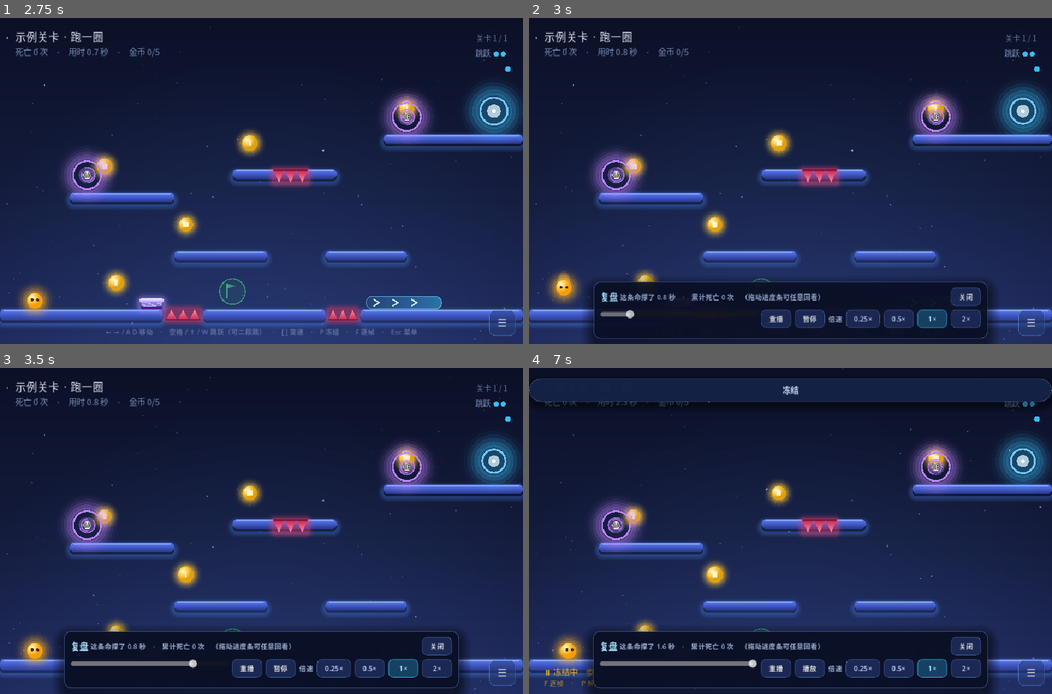
Above: before the commit, frames 1-4 (two rows, left to right).
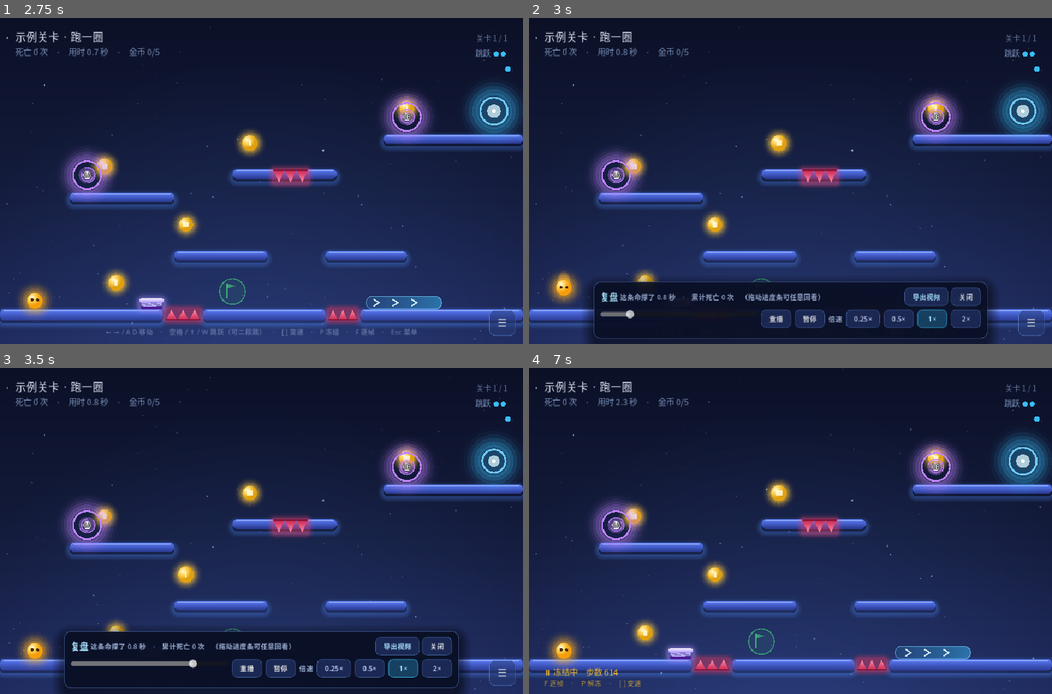
Above: after the commit, the same moments.

Repository: swyuhyqiuhnsi737y7bt328ngegehd/Ball-Jump
Game: Godot game, scene res://scenes/main.tscn
Two runs of this game, one before a commit and one after it. Both use one fixed random seed, a clock stepped at 60 frames per second and the inputs below.
Inputs (mouse positions are in pixels of both pictures, inside the frame that each line leads up to):
- Up to frame 1 (2.75 s): click "关闭" at 0.5 s; click "☰" at 1.25 s; click "▶ 开始" at 2 s
- Up to frame 2 (3 s): tap Enter at 2.75 s; move the mouse to (905, 164) at 2.77 s; hold Right from 2.78 s (still down); tap R at 2.85 s; click (905, 164) at 2.92 s
- Up to frame 3 (3.5 s): keep holding Right; tap Space at 3.02 s
- Up to frame 4 (7 s): release Right at 3.5 s; click "关闭" at 3.5 s; drag from (685, 547) to (764, 596) at 4.27 s; move the mouse to (842, 459) at 5.02 s; hold Right 5.03-5.75 s; tap P at 5.1 s; tap R at 5.3 s; click (926, 645) at 5.75 s, where only the run after the commit has a clickable "导出视频"; drag from (764, 596) to (633, 482) at 6.52 s

Frame 1 is identical in both runs. In frame 2, 0.5% of the frame differs, in the area x 71-81%, y 82-89%; in frame 3, 0.5%; in frame 4, 23%, in the area x 0-100%, y 2-100%.

Commit message:
Export the replay as a video (MJPEG AVI)
- scripts/avi_writer.gd: minimal RIFF/AVI muxer fed by Image.save_jpg_to_buffer (Godot ships no video encoder)

- replay panel gets an export button: 30fps 900x560, writes into the Videos folder (falls back to Desktop) and opens it

- hides every UI layer while recording, and crops the letterbox per frame from the real captured image size

- tests/avi_test.gd: 11 checks on the container (RIFF sizes, frame count, idx1, JPEG decodes back)

Diff:
--- /dev/null
+++ b/godot/scripts/avi_writer.gd
@@ -0,0 +1,174 @@
+class_name AviWriter
+extends RefCounted
+
+## 极简 AVI(MJPEG) 写入器
+##
+## Godot 没有内置视频编码，但：
+##   1) Image.save_jpg_to_buffer() 能出单帧 JPEG
+##   2) AVI 就是个很朴素的 RIFF 容器
+## 两个一拼就能得到到处都能播的视频文件（VLC / ffmpeg / 剪映 / Windows 照片 都能直接打开）。
+##
+## 结构：
+##   RIFF 'AVI '
+##     LIST 'hdrl'
+##       'avih' (MainAVIHeader 56B)
+##       LIST 'strl'  'strh'(56B) 'strf'(BITMAPINFOHEADER 40B)
+##     LIST 'movi'  '00dc'(每帧 JPEG)
+##     'idx1' 每帧一条 16B 索引
+
+const FOURCC_AVI := "AVI "
+const FOURCC_MJPG := "MJPG"
+const AVIF_HASINDEX := 0x00000010
+
+var width := 900
+var height := 560
+var fps := 30
+var quality := 0.85
+
+var _frames: Array = []          # 每帧的 JPEG 字节
+var _max_frame_bytes := 0
+var error := ""
+
+func _init(w := 900, h := 560, f := 30, q := 0.85) -> void:
+	width = w
+	height = h
+	fps = maxi(1, f)
+	quality = q
+
+func add_image(img: Image) -> void:
+	var jpg := img.save_jpg_to_buffer(quality)
+	if jpg.is_empty():
+		error = "JPEG 编码失败"
+		return
+	_frames.append(jpg)
+	_max_frame_bytes = maxi(_max_frame_bytes, jpg.size())
+
+func frame_count() -> int:
+	return _frames.size()
+
+## 写出 .avi，返回是否成功
+func save_to(path: String) -> bool:
+	if _frames.is_empty():
+		error = "没有可写的帧"
+		return false
+	var f := FileAccess.open(path, FileAccess.WRITE)
+	if f == null:
+		error = "打不开文件：%s" % path
+		return false
+
+	# ---- movi 数据 + idx1 ----
+	var movi := PackedByteArray()
+	var idx := PackedByteArray()
+	var offset := 4               # movi 数据相对 'movi' fourcc 之后的偏移（含自身 fourcc）
+	for jpg in _frames:
+		var sz: int = jpg.size()
+		movi.append_array(_fourcc("00dc"))
+		movi.append_array(_u32(sz))
+		movi.append_array(jpg)
+		if sz % 2 == 1:
+			movi.append(0)        # chunk 要 2 字节对齐
+		idx.append_array(_fourcc("00dc"))
+		idx.append_array(_u32(AVIF_HASINDEX))
+		idx.append_array(_u32(offset))
+		idx.append_array(_u32(sz))
+		offset += 8 + sz + (sz % 2)
+
+	var avih := _avih()
+	var strh := _strh()
+	var strf := _strf()
+	var strl := _chunk("strh", strh) + _chunk("strf", strf)
+	var hdrl := _fourcc("hdrl") + _chunk("avih", avih) + _list("strl", strl)
+	var body := _list("hdrl", hdrl) + _list("movi", movi) + _chunk("idx1", idx)
+
+	# ---- RIFF 外壳 ----
+	f.store_buffer(_fourcc("RIFF"))
+	f.store_32(4 + body.size())
+	f.store_buffer(_fourcc(FOURCC_AVI))
+	f.store_buffer(body)
+	f.close()
+	return true
+
+# ---------------------------------------------------------------- RIFF 小工具
+
+static func _u16(v: int) -> PackedByteArray:
+	var b := PackedByteArray()
+	b.resize(2)
+	b.encode_u16(0, v & 0xFFFF)
+	return b
+
+static func _u32(v: int) -> PackedByteArray:
+	var b := PackedByteArray()
+	b.resize(4)
+	b.encode_u32(0, v & 0xFFFFFFFF)
+	return b
+
+static func _fourcc(s: String) -> PackedByteArray:
+	var b := PackedByteArray()
+	for i in 4:
+		b.append(s.unicode_at(i) if i < s.length() else 32)
+	return b
+
+static func _chunk(id: String, data: PackedByteArray) -> PackedByteArray:
+	var b := _fourcc(id)
+	b.append_array(_u32(data.size()))
+	b.append_array(data)
+	if data.size() % 2 == 1:
+		b.append(0)
+	return b
+
+static func _list(kind: String, data: PackedByteArray) -> PackedByteArray:
+	var inner := _fourcc(kind)
+	inner.append_array(data)
+	return _chunk("LIST", inner)
+
+func _avih() -> PackedByteArray:
+	var b := PackedByteArray()
+	b.append_array(_u32(int(1000000.0 / float(fps))))   # dwMicroSecPerFrame
+	b.append_array(_u32(_max_frame_bytes * fps))        # dwMaxBytesPerSec
+	b.append_array(_u32(0))                             # dwPaddingGranularity
+	b.append_array(_u32(AVIF_HASINDEX))                 # dwFlags
+	b.append_array(_u32(_frames.size()))                # dwTotalFrames
+	b.append_array(_u32(0))                             # dwInitialFrames
+	b.append_array(_u32(1))                             # dwStreams
+	b.append_array(_u32(_max_frame_bytes))              # dwSuggestedBufferSize
+	b.append_array(_u32(width))
+	b.append_array(_u32(height))
+	for i in 4:
+		b.append_array(_u32(0))                         # dwReserved[4]
+	return b                                            # 56 字节
+
+func _strh() -> PackedByteArray:
+	var b := PackedByteArray()
+	b.append_array(_fourcc("vids"))
+	b.append_array(_fourcc(FOURCC_MJPG))
+	b.append_array(_u32(0))                             # dwFlags
+	b.append_array(_u16(0))                             # wPriority
+	b.append_array(_u16(0))                             # wLanguage
+	b.append_array(_u32(0))                             # dwInitialFrames
+	b.append_array(_u32(1000))                          # dwScale
+	b.append_array(_u32(fps * 1000))                    # dwRate → rate/scale = fps
+	b.append_array(_u32(0))                             # dwStart
+	b.append_array(_u32(_frames.size()))                # dwLength
+	b.append_array(_u32(_max_frame_bytes))              # dwSuggestedBufferSize
+	b.append_array(_u32(0xFFFFFFFF))                    # dwQuality
+	b.append_array(_u32(0))                             # dwSampleSize
+	b.append_array(_u16(0))                             # rcFrame.left
+	b.append_array(_u16(0))                             # rcFrame.top
+	b.append_array(_u16(width))                         # rcFrame.right
+	b.append_array(_u16(height))                        # rcFrame.bottom
+	return b                                            # 56 字节
+
+func _strf() -> PackedByteArray:
+	var b := PackedByteArray()
+	b.append_array(_u32(40))                            # biSize
+	b.append_array(_u32(width))
+	b.append_array(_u32(height))
+	b.append_array(_u16(1))                             # biPlanes
+	b.append_array(_u16(24))                            # biBitCount
+	b.append_array(_fourcc(FOURCC_MJPG))                # biCompression = MJPG
+	b.append_array(_u32(width * height * 3))            # biSizeImage
+	b.append_array(_u32(0))                             # biXPelsPerMeter
+	b.append_array(_u32(0))                             # biYPelsPerMeter
+	b.append_array(_u32(0))                             # biClrUsed
+	b.append_array(_u32(0))                             # biClrImportant
+	return b                                            # 40 字节
--- a/godot/scripts/main.gd
+++ b/godot/scripts/main.gd
@@ -56,6 +56,9 @@
 var replay_t := 0.0
 var replay_speed := 1.0
 var replay_return_overlay := false   # 看完回通关浮层而不是继续玩
+var export_btn: Button
+var video_exporting := false
+const VIDEO_FPS := 30
 
 var menu_scrim: ColorRect
 var _bb_menu: BackBufferCopy
@@ -353,6 +356,9 @@
 	replay_info.add_theme_color_override("font_color", UITheme.C_TEXT_DIM)
 	replay_info.size_flags_horizontal = Control.SIZE_EXPAND_FILL
 	rhead.add_child(replay_info)
+	export_btn = _mk_mini("导出视频", func(): export_replay_video())
+	export_btn.add_theme_color_override("font_color", UITheme.C_ACCENT_SOFT)
+	rhead.add_child(export_btn)
 	rhead.add_child(_mk_mini("关闭", func(): close_replay()))
 	var rrow := HBoxContainer.new()
 	rrow.add_theme_constant_override("separation", 6)
@@ -658,6 +664,102 @@
 		world.reset_ball()
 	refresh_pause()
 
+## 导出目录：优先「视频」文件夹，退而求其次桌面，再不行就 user://
+func _video_dir() -> String:
+	# Godot 4.7 的 OS.SystemDir 里没有 VIDEOS，就自己拼用户目录
+	var home := OS.get_environment("USERPROFILE")
+	if home == "":
+		home = OS.get_environment("HOME")
+	var candidates: Array = []
+	if home != "":
+		candidates.append(home.path_join("Videos"))
+	candidates.append(OS.get_system_dir(OS.SYSTEM_DIR_DESKTOP))
+	for d in candidates:
+		if d != "" and DirAccess.dir_exists_absolute(d):
+			return d
+	return ProjectSettings.globalize_path("user://")
+
+## 把当前复盘逐帧渲染出来，编成一个 MJPEG 的 .avi
+func export_replay_video() -> void:
+	if video_exporting:
+		return
+	var dur: float = world.rec_duration()
+	if dur < 0.2:
+		show_toast("这段录像太短，没什么可导出的")
+		return
+	video_exporting = true
+	replay_playing = false
+	export_btn.disabled = true
+	var total := maxi(1, int(round(dur * float(VIDEO_FPS))))
+	var out_dir := _video_dir()
+	var stamp := Time.get_datetime_string_from_system(false, true)
+	stamp = stamp.replace("-", "").replace(":", "").replace("T", "-").replace(" ", "-")
+	var path := out_dir.path_join("BallJump-replay-%s.avi" % stamp)
+	var avi := AviWriter.new(900, 560, VIDEO_FPS, 0.85)
+
+	# 录制时把界面全藏起来，视频里只有游戏画面（HUD 还在，因为它是画在世界里的）
+	replay_panel.visible = false
+	replay_slider.set_value_no_signal(0.0)
+	var overlay_was := overlay.visible
+	overlay.visible = false
+	_bb_overlay.visible = false
+	toast.visible = false
+	hint.visible = false
+	menu_btn.visible = false
+	var vp := get_viewport()
+	world.trail.clear()
+	var crop := Rect2i()
+
+	var got := 0
+	for i in total:
+		world.replay_apply(float(i) / float(VIDEO_FPS))
+		world.update_effects(1.0 / float(VIDEO_FPS))
+		world.queue_redraw()
+		# 等两帧：第一帧把 queue_redraw 画出来，第二帧保证抓到的就是它。
+		# （不用 RenderingServer.frame_post_draw —— 无头模式它永远不触发，会把游戏卡死）
+		await get_tree().process_frame
+		await get_tree().process_frame
+		var tex := vp.get_texture()
+		if tex == null:
+			continue                      # 无头 / 无渲染时抓不到画面，直接跳过
+		var img := tex.get_image()
+		if img == null or img.is_empty():
+			continue
+		# 抓到的像素尺寸和逻辑尺寸不是一回事（窗口可能被缩放成 1.9×），
+		# 所以每帧按实际图像算一次该裁哪块
+		var isz := Vector2(img.get_size())
+		var sc := minf(isz.x / 900.0, isz.y / 560.0)
+		var content := Vector2(900.0, 560.0) * sc
+		var off := (isz - content) * 0.5
+		crop = Rect2i(int(off.x), int(off.y), int(content.x), int(content.y))
+		var region := crop.intersection(Rect2i(Vector2i.ZERO, img.get_size()))
+		if region.size.x > 8 and region.size.y > 8:
+			img = img.get_region(region)
+		img.convert(Image.FORMAT_RGB8)
+		if img.get_width() != 900 or img.get_height() != 560:
+			img.resize(900, 560, Image.INTERPOLATE_LANCZOS)
+		avi.add_image(img)
+		got += 1
+		export_btn.text = "导出中 %d%%" % int(float(i + 1) * 100.0 / float(total))
+		if (i + 1) % 2 == 0:
+			await get_tree().process_frame
+
+	export_btn.text = "导出视频"
+	export_btn.disabled = false
+	overlay.visible = overlay_was
+	_bb_overlay.visible = overlay_was
+	menu_btn.visible = true
+	replay_panel.visible = true
+	replay_playing = false
+	world.replay_apply(replay_t)
+	video_exporting = false
+	if got == 0 or not avi.save_to(path):
+		show_toast("导出失败：%s" % ("画面抓不到" if got == 0 else avi.error))
+		return
+	var mb := float(FileAccess.get_file_as_bytes(path).size()) / 1048576.0
+	show_toast("已导出 %.1f 秒 / %d 帧 → %s（%.1f MB）" % [float(got) / float(VIDEO_FPS), got, path, mb])
+	OS.shell_open(out_dir)
+
 func _replay_restart() -> void:
 	replay_t = 0.0
 	replay_playing = true
@@ -853,7 +955,9 @@
 		return
 	match k.keycode:
 		KEY_ESCAPE:
-			if replay_active:
+			if video_exporting:
+				pass
+			elif replay_active:
 				close_replay()
 			elif json_panel.visible:
 				close_json()
--- /dev/null
+++ b/godot/tests/avi_test.gd
@@ -0,0 +1,89 @@
+extends SceneTree
+
+var fails := 0
+
+func _initialize() -> void:
+	print("=== AVI 写入器自检 ===")
+	var w := AviWriter.new(320, 180, 30, 0.85)
+	# 造 8 张会动的图
+	for i in 8:
+		var img := Image.create_empty(320, 180, false, Image.FORMAT_RGB8)
+		img.fill(Color(0.06, 0.09, 0.18))
+		for y in 180:
+			for x in 320:
+				if x >= i * 30 and x < i * 30 + 40 and y >= 60 and y < 120:
+					img.set_pixel(x, y, Color(1, 0.84, 0.37))
+		w.add_image(img)
+	check("收下 8 帧", w.frame_count(), 8)
+	var path := "user://avi_selftest.avi"
+	var ok := w.save_to(path)
+	check("写出成功", ok, true)
+	if not ok:
+		print("  error=", w.error)
+		quit()
+		return
+
+	var f := FileAccess.open(path, FileAccess.READ)
+	var data := f.get_buffer(f.get_length())
+	f.close()
+	print("  文件大小 %.1f KB" % (data.size() / 1024.0))
+	check("RIFF 头", data.slice(0, 4).get_string_from_ascii(), "RIFF")
+	check("类型 AVI ", data.slice(8, 12).get_string_from_ascii(), "AVI ")
+	check("RIFF 长度字段 = 文件长度-8", data.decode_u32(4) + 8, data.size())
+
+	# 遍历 chunk 找 movi / idx1
+	var pos := 12
+	var frames := 0
+	var has_idx := false
+	var first_jpg := PackedByteArray()
+	while pos + 8 <= data.size():
+		var cid := data.slice(pos, pos + 4).get_string_from_ascii()
+		var csz := data.decode_u32(pos + 4)
+		if cid == "LIST":
+			var kind := data.slice(pos + 8, pos + 12).get_string_from_ascii()
+			if kind == "movi":
+				# 走一遍 movi 里的帧
+				var p := pos + 12
+				var end := pos + 8 + csz
+				while p + 8 <= end:
+					var fid := data.slice(p, p + 4).get_string_from_ascii()
+					var fsz := data.decode_u32(p + 4)
+					if fid == "00dc":
+						if frames == 0:
+							first_jpg = data.slice(p + 8, p + 8 + fsz)
+						frames += 1
+					p += 8 + fsz + (fsz % 2)
+			pos += 8 + csz + (csz % 2)
+		elif cid == "idx1":
+			has_idx = true
+			pos += 8 + csz
+		else:
+			pos += 8 + csz + (csz % 2)
+	check("movi 里有 8 个 00dc 帧", frames, 8)
+	check("有 idx1 索引", has_idx, true)
+
+	# 把第一帧 JPEG 解回来，确认是真 JPEG
+	var img2 := Image.new()
+	var err := img2.load_jpg_from_buffer(first_jpg)
+	check("第一帧能解码", err, OK)
+	if err == OK:
+		check("解码尺寸正确", str(img2.get_size()), "(320, 180)")
+		var px := img2.get_pixel(30, 90)
+		print("  第一帧方块处颜色 = (%.2f, %.2f, %.2f)" % [px.r, px.g, px.b])
+		check("像素内容对得上（金色方块）", px.r > 0.8 and px.b < 0.6, true)
+
+	# 空写入器要报错而不是崩
+	var empty := AviWriter.new()
+	check("没有帧时拒绝写出", empty.save_to("user://nope.avi"), false)
+
+	print("")
+	print("失败 %d 项 ❌" % fails if fails > 0 else "AVI 写入器自检全部通过 ✅")
+	quit()
+
+func check(name: String, got, want) -> void:
+	var ok := str(got) == str(want)
+	if ok:
+		print("  ✅ %-28s %s" % [name, str(got)])
+	else:
+		fails += 1
+		print("  ❌ %-28s 得到 %s，期望 %s" % [name, str(got), str(want)])
Binary file changed: godot/docs/preview-replay.png
Not shown, added: godot/docs/preview-win.png.import
Not shown, added: godot/scripts/avi_writer.gd.uid
Not shown, added: godot/tests/replay_test.gd.uid
Not shown, changed: README.md
Not shown, changed: godot/README.md
